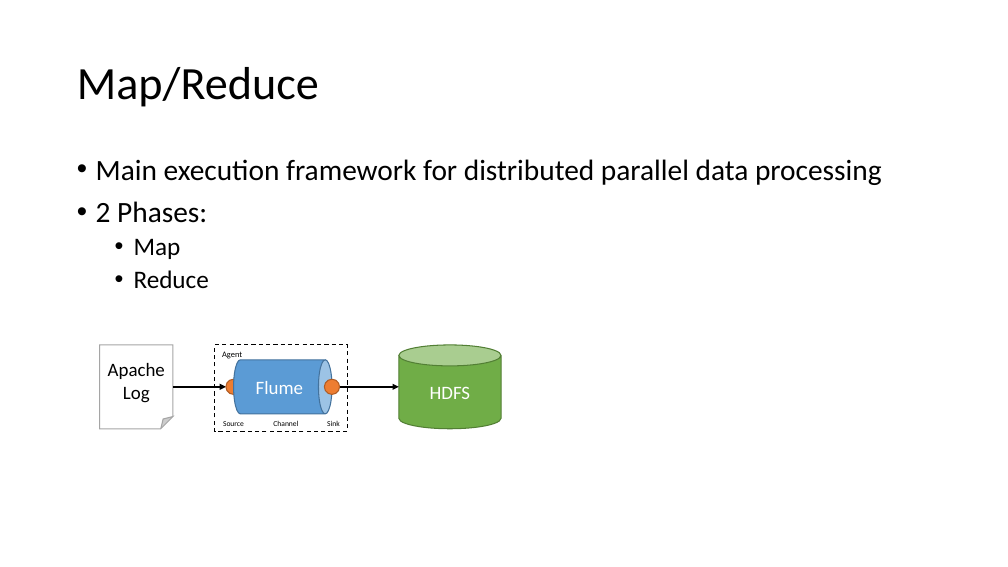
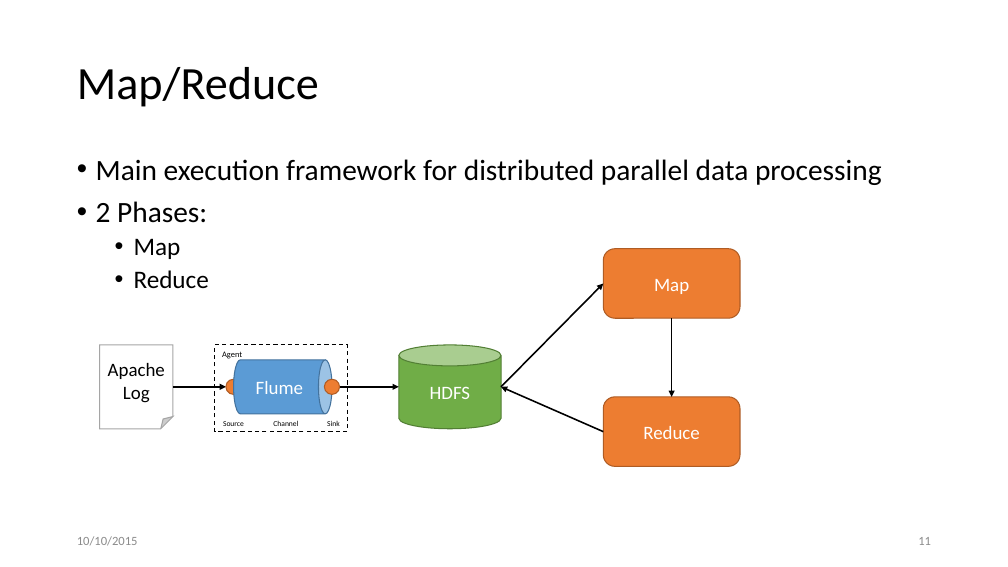
Before and after one commit to ckuka/SHDS, a slide deck: slide 11 of slides/ShanghaiDataScience_201509.pptx (slide 9 before the commit). Drawn at 1008x567 pixels with LibreOffice and Linux fonts; fonts in the diff are those of the drawing. Boxes give left, top, right and bottom in pixels: in the first picture for what was removed or moved away, otherwise in the second. Text is boxed around its words. In the diff, an @@ line names an element or a change of style, - is before the commit and + after.

```diff
--- a/slides/ShanghaiDataScience_201509.pptx
+++ b/slides/ShanghaiDataScience_201509.pptx
@@ rounded rectangle added at box(603, 249, 740, 318), fill #ED7D31, outline #AF5C24 1 pt, 18 pt, text #FFFFFF @@
+Map
@@ arrow added from (501, 387) to (603, 284), #000000 1.5 pt @@
@@ arrow added from (671, 318) to (671, 397), #000000 1.5 pt @@
@@ arrow added from (603, 432) to (501, 387), #000000 1.5 pt @@
@@ rounded rectangle added at box(603, 397, 740, 467), fill #ED7D31, outline #AF5C24 1 pt, 18 pt, text #FFFFFF @@
+Reduce
@@ text added at box(77, 536, 138, 546), 12 pt, text #8C8C8C @@
+10/10/2015
@@ page number added at box(918, 537, 931, 545), 12 pt, text #8C8C8C @@
+11
```
Also in this commit, not shown: 9 other slides changed, 7 slides added, 2 slides removed.
